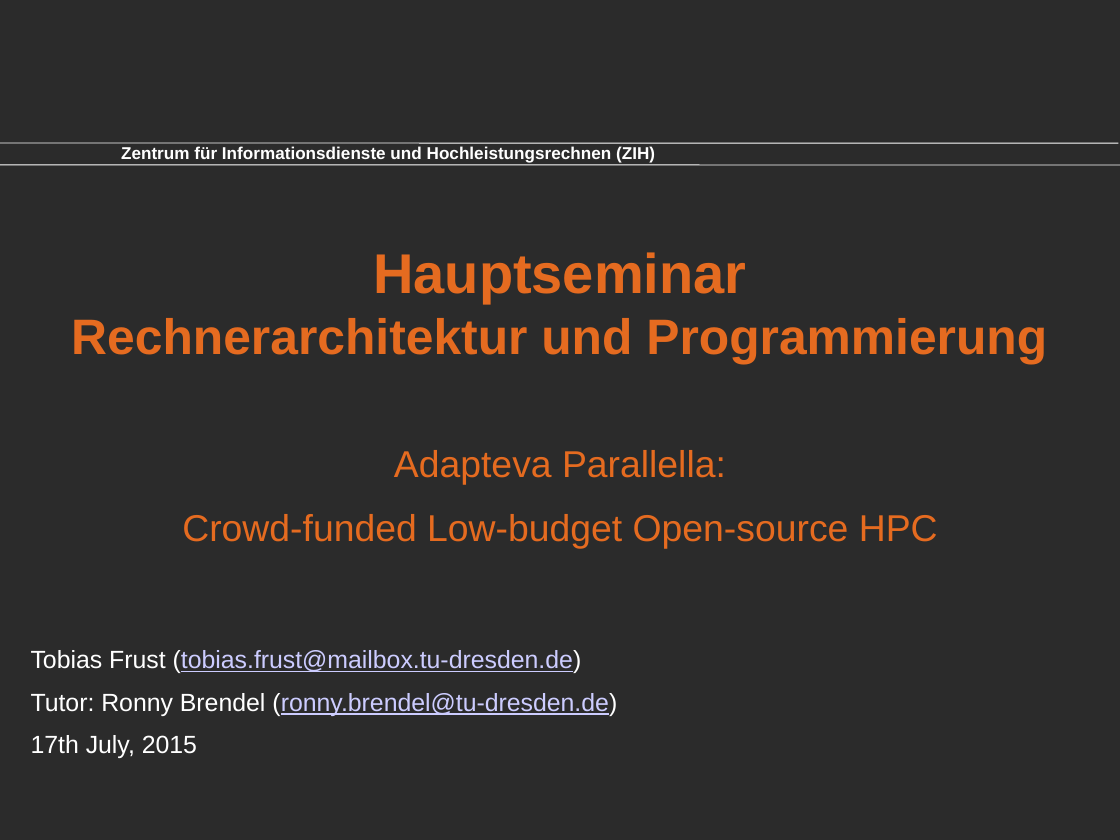
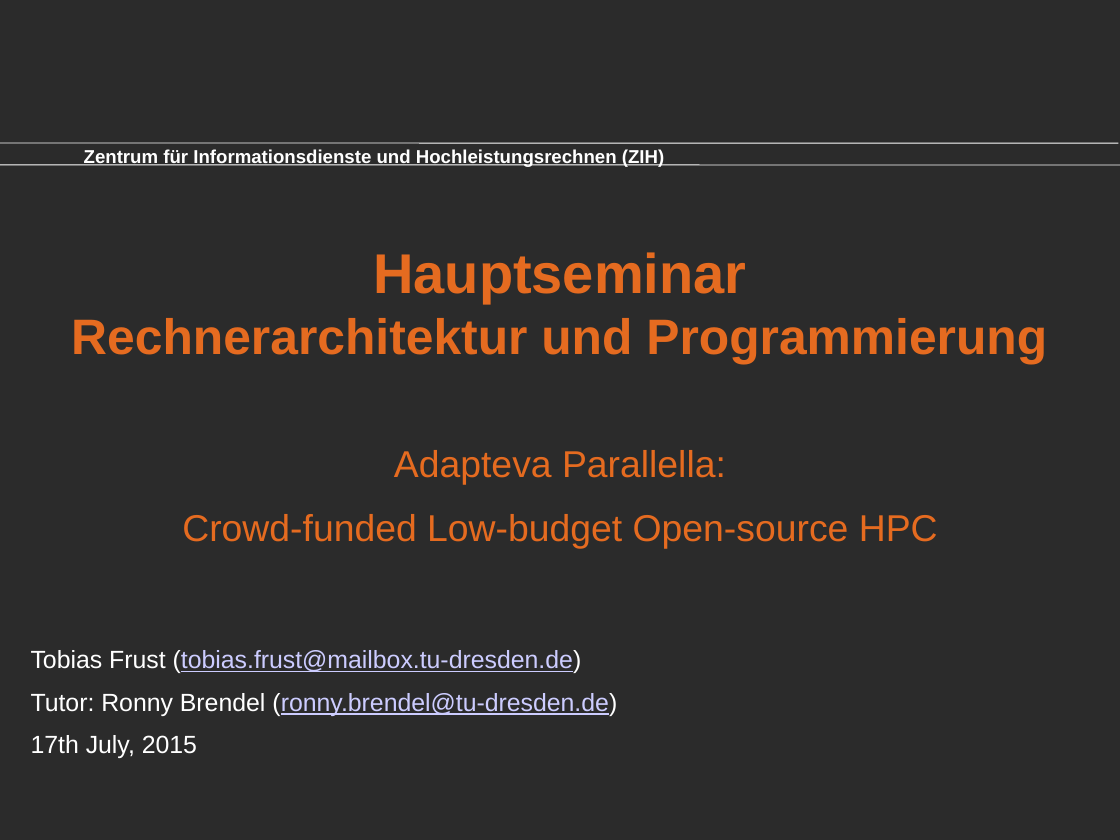
Before and after one commit to tobiashuste/parallella-hauptseminar, a slide deck: slide 1 of presentation/praesentation.pptx. Drawn at 1120x840 pixels with LibreOffice and Linux fonts; fonts in the diff are those of the drawing; background and template pictures are left out; a plain dark background stands for a picture behind light text. Boxes give left, top, right and bottom in pixels: in the first picture for what was removed or moved away, otherwise in the second. Text is boxed around its words. In the diff, an @@ line names an element or a change of style, - is before the commit and + after.

```diff
--- a/presentation/praesentation.pptx
+++ b/presentation/praesentation.pptx
@@ text "Zentrum für Informationsdienste und Hochleistungsrechnen ...": place and size @@
-text "Zentrum für Informationsdienste und Hochleistungsrechnen ..." at (121, 146, 655, 163)
+text "Zentrum für Informationsdienste und Hochleistungsrechnen ..." at (84, 149, 664, 168)
@@ text "Zentrum für Informationsdienste und Hochleistungsrechnen ..." at (84, 149, 664, 168): size 11 to 12 pt @@
```
Also in this commit, not shown: 2 other slides changed, 4 slides added, 8 other files.
